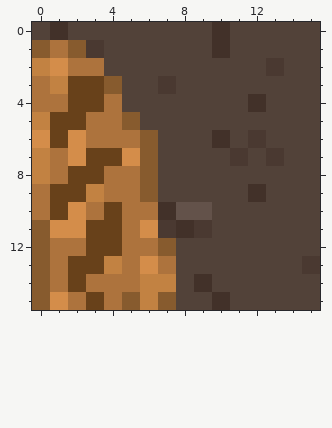
Two versions of one pixel-art sprite, defaultresources/global/images/tiles/Berg(Ecke-U-L).png. The first picture shows the starting point.
The file is 16x16 pixels.
After the commit:
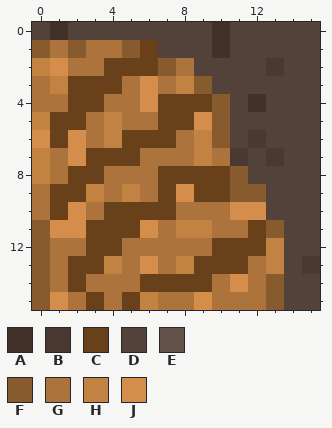
Palette (. is transparent): A #423129  B #4a3931  C #68411a  D #524239  E #63524a  F #875b2e  G #ad733d  H #c28242  J #d48d4a
Commit: der berg gott
The exact change:
y 1: x 3..6 BDDD -> GGFC
y 2: x 4..8 DDDDD -> CCCFG
y 3: x 4..9 FDDBDD -> CGJGHF
y 4: x 5..10 DDDDDD -> GJCCCF
y 5: x 4..10 GFDDDDD -> HGGCCJF
y 6: x 4..10 GGFDDDA -> HCCCGHF
y 7: x 5..10 JFDDDD -> CGGGHG
y 8: x 6..11 FDDDDD -> GCCCCF
y 9: x 5..12 GFDDDDDA -> HGCJCCFF
y 10: x 5..12 GGAEEDDD -> CCCGGGJJ
y 11: x 5 G -> C; x 7..13 BABDDDD -> GHHGGCF
y 12: x 7..13 FDDDDDD -> GGGCCCH
y 13: x 8..13 DDDDDD -> HCCCGH
y 14: x 6..13 HHDADDDD -> CCCCGJGF
y 15: x 5 F -> C; x 7..13 FDDADDD -> GGJGGGF
Where, in picture pixels (left, top, right, bottom), the same in both pictures:
changed: (86, 40, 284, 310)
